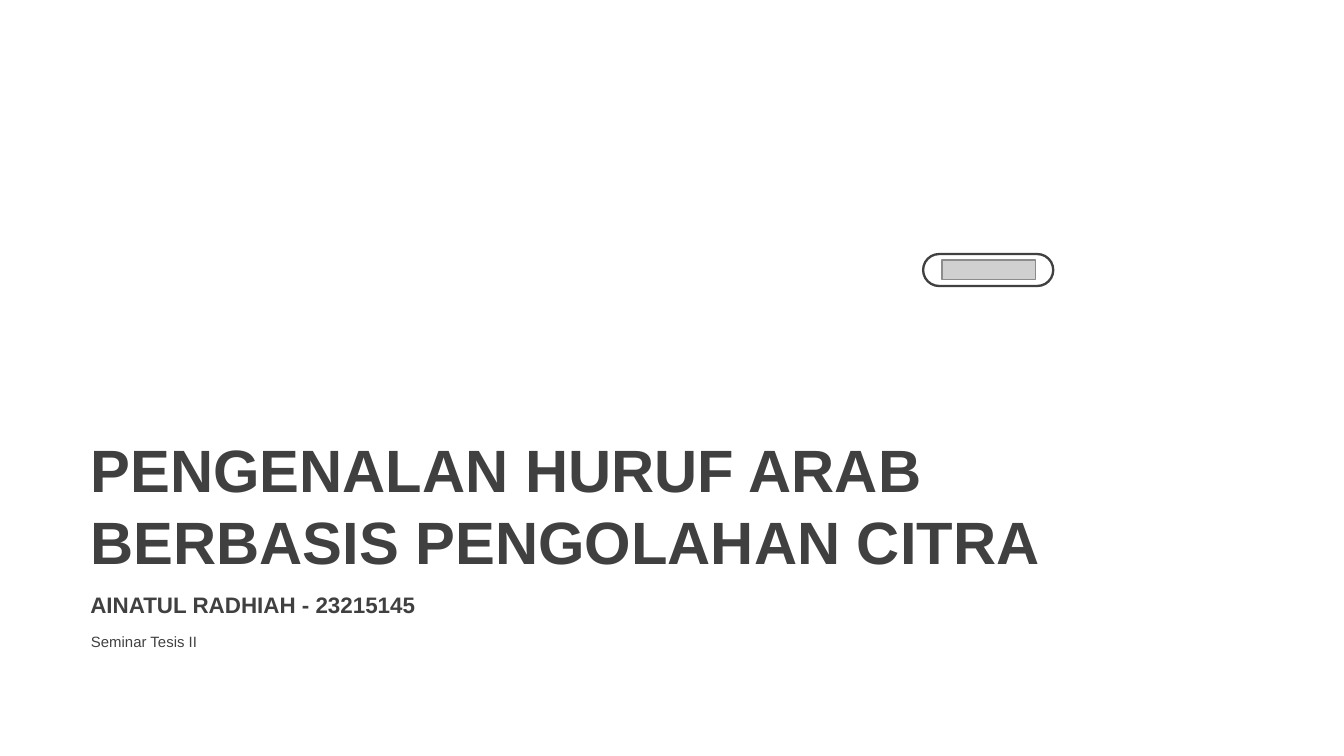
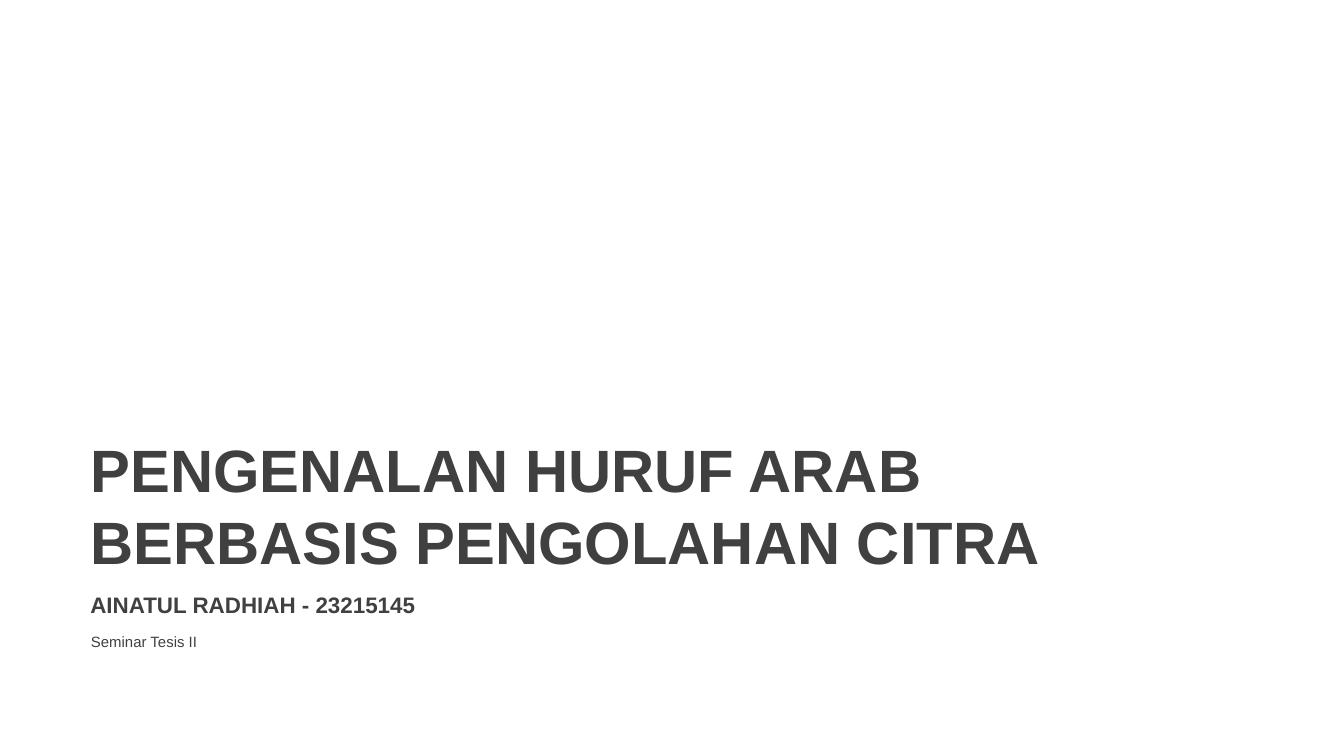
Before and after one commit to ainawind27/arabicocr-data, a slide deck: slide 1 of 1. presentasi/SEMINAR TESIS II/Green-abstract-background-and-squares-PowerPoint-Templates-Widescreen.pptx. Drawn at 1344x756 pixels with LibreOffice and Linux fonts; fonts in the diff are those of the drawing; grey boxes stand for pictures; background and template pictures are left out. Boxes give left, top, right and bottom in pixels: in the first picture for what was removed or moved away, otherwise in the second. Text is boxed around its words. In the diff, an @@ line names an element or a change of style, - is before the commit and + after.

```diff
--- a/1. presentasi/SEMINAR TESIS II/Green-abstract-background-and-squares-PowerPoint-Templates-Widescreen.pptx
+++ b/1. presentasi/SEMINAR TESIS II/Green-abstract-background-and-squares-PowerPoint-Templates-Widescreen.pptx
@@ rounded rectangle removed at [923,254,1054,286] @@
@@ picture removed at [942,261,1035,280] @@
```
Also in this commit, not shown: 8 other slides changed, 22 slides added, 47 other files.
